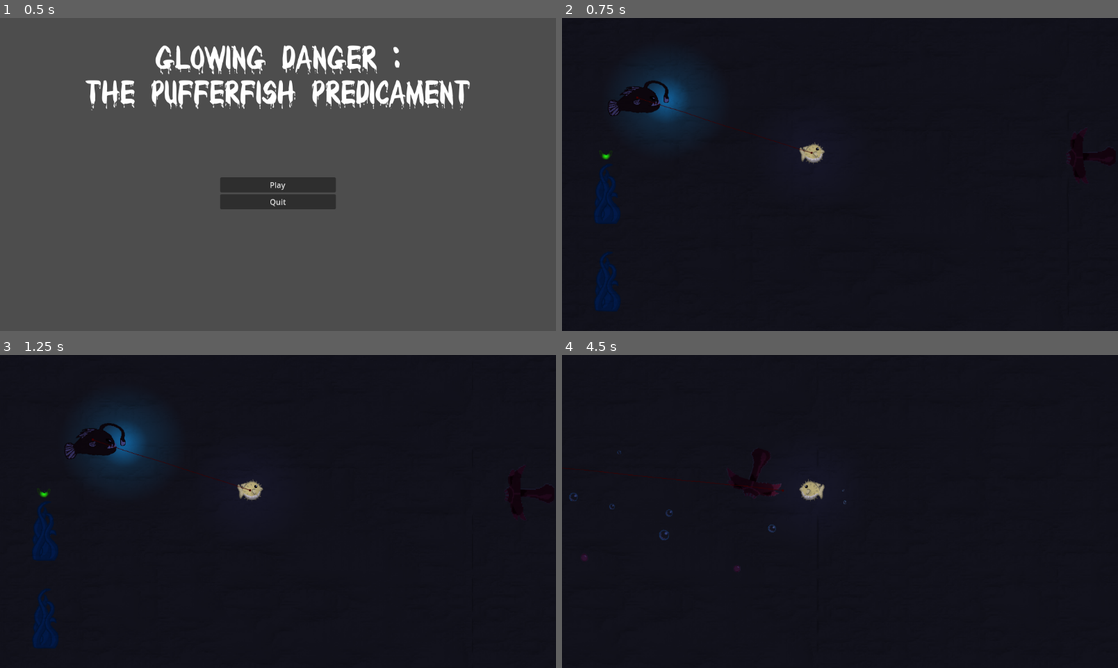
Above: before the commit, frames 1-4 (two rows, left to right).
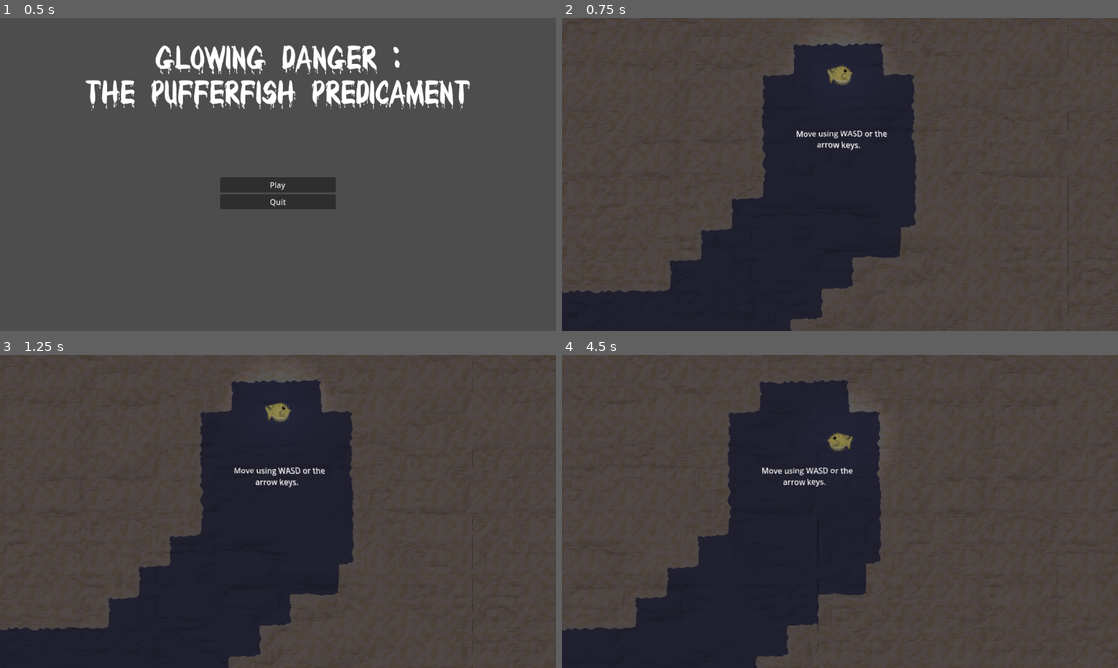
Above: after the commit, the same moments.

Repository: Chestrade/pixel-jam-2024
Game: Godot game, scene res://Scenes/main_menu.tscn
Two runs of this game, one before a commit and one after it. Both use one fixed random seed, a clock stepped at 60 frames per second and the inputs below.
Inputs (mouse positions are in pixels of both pictures, inside the frame that each line leads up to):
- Up to frame 1 (0.5 s): no input
- Up to frame 2 (0.75 s): click "Play" at 0.5 s
- Up to frame 3 (1.25 s): no input
- Up to frame 4 (4.5 s): tap Space (inflate) at 1.25, 2, 2.1, 2.75, 3.5, 4.25 s; move the mouse to (962, 495) at 1.27 s; hold Right (swim_right) 1.28-2.03 s; hold Shift (dash) 1.28-2.03 s; move the mouse to (728, 527) at 2.02 s; hold Down (swim_down) 2.03-2.78 s; move the mouse to (895, 442) at 2.77 s; hold Right (swim_right) 2.78-3.53 s; hold J 2.78-3.53 s; move the mouse to (812, 574) at 3.52 s; hold W (swim_up) 3.53-4.28 s; tap Shift (dash) at 3.6 s; move the mouse to (1006, 558) at 4.27 s; hold Left (swim_left) from 4.28 s (still down); hold Space (inflate) from 4.28 s (still down)

Frame 1 is identical in both runs. In frame 2, 75% of the frame differs, in the area x 0-100%, y 0-100%; in frame 3, 75%; in frame 4, 76%.

Commit message:
Main menu directs to tutorial when pressing play, anglerfish anim frames added

Diff:
--- a/Characters/angler_fish.tscn
+++ b/Characters/angler_fish.tscn
@@ -8,6 +8,12 @@
 [ext_resource type="AudioStream" uid="uid://setakoi0rpqa" path="res://Audio/SFX/Water_Underwater_Angler_02.ogg" id="5_j50rw"]
 [ext_resource type="Texture2D" uid="uid://cu6xow2dlc7jf" path="res://Art/Tiles and Sprites/anglerfish.png" id="6_57cvc"]
 [ext_resource type="PackedScene" uid="uid://beccm3f1kjqdl" path="res://Environement/Killzone.tscn" id="7_l1yl8"]
+[ext_resource type="Texture2D" uid="uid://dowbfetu31hdq" path="res://Art/Tiles and Sprites/Animation Sprites/Angler1.png" id="8_esof3"]
+[ext_resource type="Texture2D" uid="uid://c08471t54rj8s" path="res://Art/Tiles and Sprites/Animation Sprites/Angler2.png" id="9_jrxis"]
+[ext_resource type="Texture2D" uid="uid://b6f5n0nxtcfk2" path="res://Art/Tiles and Sprites/Animation Sprites/Angler4.png" id="10_43dll"]
+[ext_resource type="Texture2D" uid="uid://chw1rls5bfyr6" path="res://Art/Tiles and Sprites/Animation Sprites/Angler5.png" id="11_uc62j"]
+[ext_resource type="Texture2D" uid="uid://c4tq4yxpu0jco" path="res://Art/Tiles and Sprites/Animation Sprites/AnglerEat1.png" id="12_u1lc2"]
+[ext_resource type="Texture2D" uid="uid://7bwxgcs0wt4o" path="res://Art/Tiles and Sprites/Animation Sprites/AnglerEat2.png" id="13_uisj8"]
 
 [sub_resource type="AudioStreamRandomizer" id="AudioStreamRandomizer_ma3fo"]
 playback_mode = 1
@@ -32,10 +38,39 @@
 "frames": [{
 "duration": 1.0,
 "texture": ExtResource("6_57cvc")
+}, {
+"duration": 1.0,
+"texture": ExtResource("8_esof3")
+}, {
+"duration": 1.0,
+"texture": ExtResource("9_jrxis")
+}, {
+"duration": 1.0,
+"texture": ExtResource("10_43dll")
+}, {
+"duration": 1.0,
+"texture": ExtResource("11_uc62j")
 }],
 "loop": true,
 "name": &"default",
-"speed": 5.0
+"speed": 3.0
+}, {
+"frames": [{
+"duration": 1.0,
+"texture": ExtResource("12_u1lc2")
+}, {
+"duration": 1.0,
+"texture": ExtResource("13_uisj8")
+}, {
+"duration": 1.0,
+"texture": ExtResource("12_u1lc2")
+}, {
+"duration": 1.0,
+"texture": ExtResource("13_uisj8")
+}],
+"loop": true,
+"name": &"eating",
+"speed": 3.0
 }]
 
 [sub_resource type="CapsuleShape2D" id="CapsuleShape2D_4a454"]
@@ -87,6 +122,8 @@
 [node name="AnimatedSprite2D" type="AnimatedSprite2D" parent="."]
 light_mask = 2
 sprite_frames = SubResource("SpriteFrames_uasyq")
+animation = &"eating"
+frame_progress = 0.893493
 
 [node name="CollisionShape2D" type="CollisionShape2D" parent="."]
 position = Vector2(1, 4)
--- a/Scripts/UI/main_menu.gd
+++ b/Scripts/UI/main_menu.gd
@@ -11,7 +11,7 @@
 
 func _on_play_pressed() -> void:
 	play_pressed_sfx()
-	get_tree().change_scene_to_file("res://Scenes/main_level.tscn")
+	get_tree().change_scene_to_file("res://Scenes/tutorial.tscn")
 
 func _on_options_pressed() -> void:
 	play_pressed_sfx()
Binary file added: Art/Tiles and Sprites/Animation Sprites/Angler1.png
Not shown, added: Art/Tiles and Sprites/Animation Sprites/Angler1.png.import
Binary file added: Art/Tiles and Sprites/Animation Sprites/Angler2.png
Not shown, added: Art/Tiles and Sprites/Animation Sprites/Angler2.png.import
Binary file added: Art/Tiles and Sprites/Animation Sprites/Angler3.png
Not shown, added: Art/Tiles and Sprites/Animation Sprites/Angler3.png.import
Binary file added: Art/Tiles and Sprites/Animation Sprites/Angler4.png
Not shown, added: Art/Tiles and Sprites/Animation Sprites/Angler4.png.import
Binary file added: Art/Tiles and Sprites/Animation Sprites/Angler5.png
Not shown, added: Art/Tiles and Sprites/Animation Sprites/Angler5.png.import
Binary file added: Art/Tiles and Sprites/Animation Sprites/AnglerEat1.png
Not shown, added: Art/Tiles and Sprites/Animation Sprites/AnglerEat1.png.import
(and 3 more such lines)
